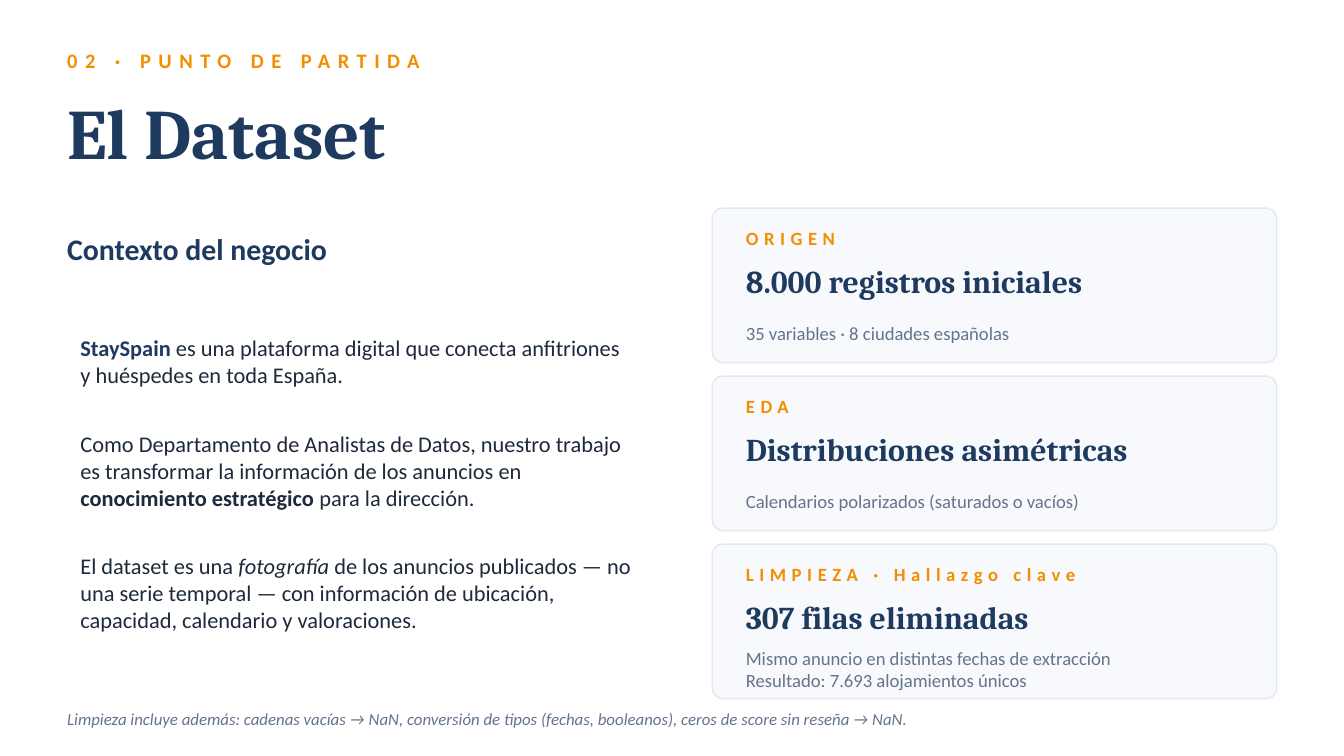
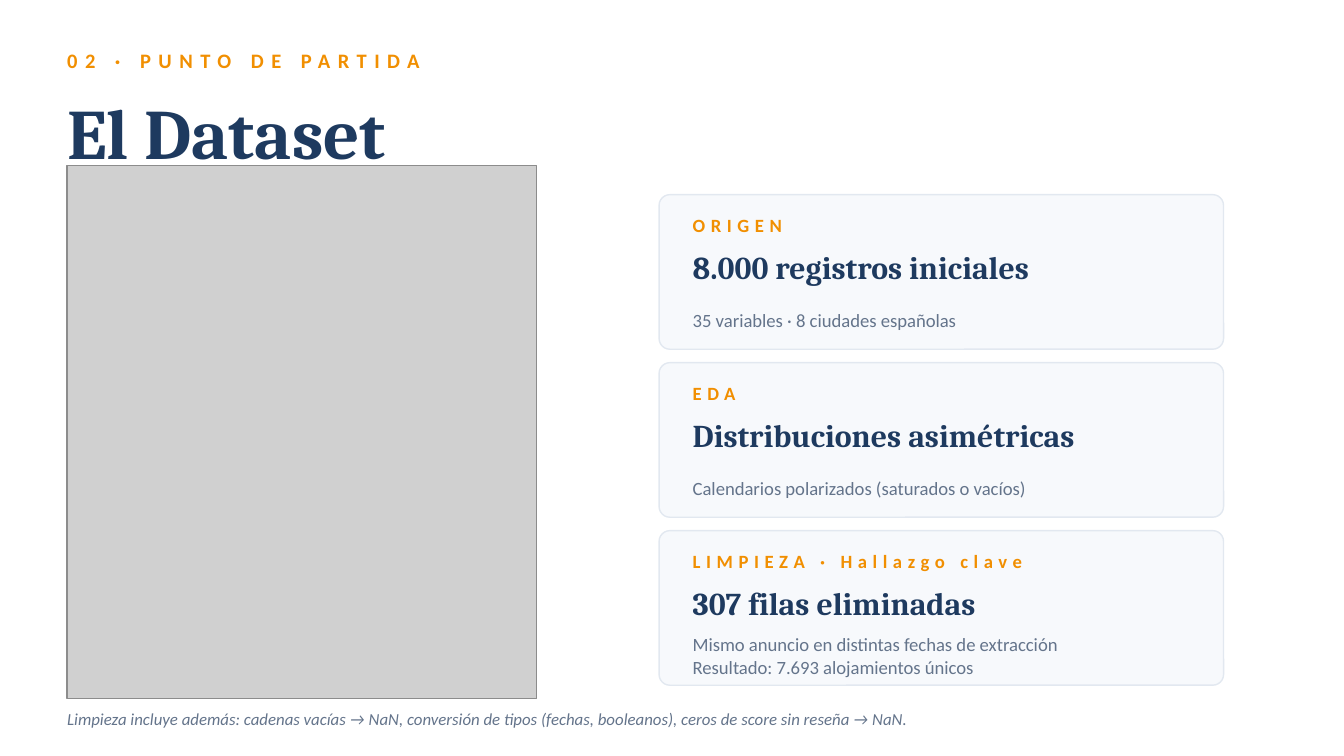
Before and after one commit to ITACADEMYprojectes/ProjecteData, a slide deck: slide 3 of Equip_29/Results/2026_06_01_StaySpain_Presentacion.pptx. Drawn at 1344x756 pixels with LibreOffice and Linux fonts; fonts in the diff are those of the drawing; grey boxes stand for pictures. Boxes give left, top, right and bottom in pixels: in the first picture for what was removed or moved away, otherwise in the second. Text is boxed around its words. In the diff, an @@ line names an element or a change of style, - is before the commit and + after.

Commit message:
actualizacion de presentacion inicial

```diff
--- a/Equip_29/Results/2026_06_01_StaySpain_Presentacion.pptx
+++ b/Equip_29/Results/2026_06_01_StaySpain_Presentacion.pptx
@@ picture added at (67, 165, 536, 699) @@
@@ text removed at (67, 239, 327, 265) @@
-Contexto del negocio
@@ text removed at (80, 340, 631, 632) @@
-StaySpain es una plataforma digital que conecta anfitriones y huéspedes en toda España.
-Como Departamento de Analistas de Datos, nuestro trabajo es transformar la información de los anuncios en conocimiento estratégico para la dirección.
-El dataset es una fotografía de los anuncios publicados — no una serie temporal — con información de ubicación, capacidad, calendario y valoraciones.
@@ 9 texts, 3 rounded rectangles: place and size @@
-9 texts, 3 rounded rectangles at (712, 208, 1277, 699)
+9 texts, 3 rounded rectangles at (659, 195, 1223, 685)
```
Also in this commit, not shown: 3 other slides changed.
